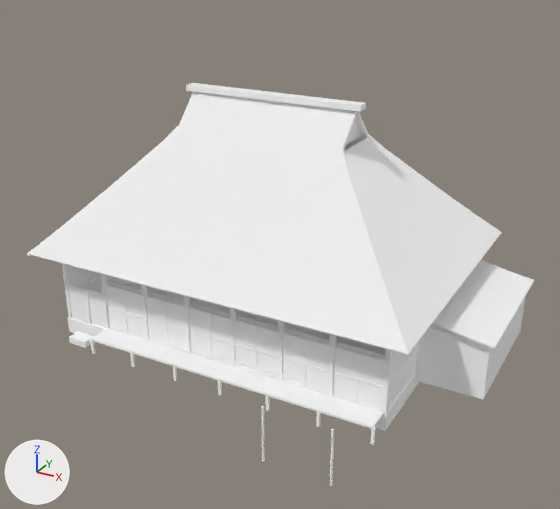
A saved change to the glTF model public/assets/models/architecture/minka-totan_1.glb.
The view is the same before and after, from a camera (50 mm lens) standing at (13.2, -23.5, 14.7) and looking at (1.3, -1.8, 3.9). The lights are fixed; the arrows at lower left show +X, +Y and +Z. The first picture is the older version. Where no turn or scale is listed for an object, it has been applied to the vertices. Vertices at exactly the same position are counted once.

Names of what the first picture shows: 'minka-totan_1'.
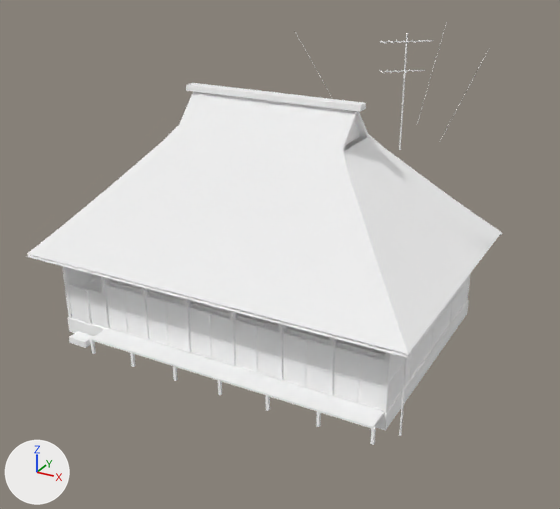
Where the newer file only moved an object's origin or applied its transform, the numbers keep the older frame.

Location of each change, (x1, y1, x2, y2) in pixels of the pictures (560 x 509 px; the box of a moved part takes in the faces that stretch with it):
'minka-totan_1', reshaped (6% narrower)
    before: (27, 83, 534, 486)
    after: (26, 25, 502, 445)
part 1 of me_minka_totan_1, added
    after: (399, 358, 407, 436)
part 2 of me_minka_totan_1, added
    after: (399, 33, 408, 150)
part 3 of me_minka_totan_1, moved or reshaped (not visible before)
    after: (380, 40, 433, 43)
part 4 of me_minka_totan_1, moved or reshaped (not visible afterwards)
    before: (415, 298, 525, 399)
part 5 of me_minka_totan_1, added
    after: (26, 256, 408, 358)
part 6 of me_minka_totan_1, deleted
    before: (432, 260, 534, 349)
part 7 of me_minka_totan_1, deleted
    before: (261, 406, 265, 462)
part 8 of me_minka_totan_1, deleted
    before: (330, 429, 334, 486)
part 9 of me_minka_totan_1, moved or reshaped
    before: (68, 224, 417, 428)
    after: (62, 25, 489, 444)

What changed in the scene script:
```text
Change me_minka_totan_1:
    used by ob_minka_totan_1; location = (0.85, -1.17, 4.51)
    remove me_minka_totan_1.from_pydata(...)  # 2230 vertices, 4042 faces; spans x -8.1..8.1, y -6.4..6.4, z -4.5..4.5
    add me_minka_totan_1.from_pydata(...)  # 2253 vertices, 3990 faces; spans x -8.1..6.9, y -4.1..6.5, z -4.5..6.9
    me_minka_totan_1 part 1: a new loose piece, a 6-sided cylinder along z spanning x 6.12..6.18, y -3.3..-3.23, z -4.505..-1.165, in mat_stone_granite (white #ffffff)
    me_minka_totan_1 part 2: a new loose piece, a 6-sided cylinder along z spanning x 3.928..3.972, y 1.145..1.195, z 3.155..6.853, in mat_stone_granite (white #ffffff)
    me_minka_totan_1 part 3: the loose piece of 8 vertices spanning x 5.4..5.7, y -0.8..4.9, z -1.7..-1.4 is turned -51.3 degrees about the z axis through its middle and scaled by 0.294, then moved by (-1.6, -0.9, 8.1)
    me_minka_totan_1 part 4: the loose piece of 8 vertices spanning x 5.6..8.0, y -0.5..4.6, z -4.2..-2.1 is turned 38.7 degrees about the z axis through its middle and scaled by 0.0625, then moved by (-2.8, -0.9, 9.8)
    me_minka_totan_1 part 5: a new loose piece of 18 vertices spanning x -8.1..6.4, y -4.1..-4.0, z -1.2, in mat_stone_granite (white #ffffff)
    me_minka_totan_1 part 6: the loose piece of 129 vertices spanning x 5.5..8.1, y -0.7..4.8, z -2.2..-1.6 is deleted
    me_minka_totan_1 part 7: the loose piece of 14 vertices spanning x 3.0..3.1, y -6.4..-6.3, z -4.5..-2.6 is deleted
    me_minka_totan_1 part 8: the loose piece of 14 vertices spanning x 5.2..5.3, y -6.4..-6.3, z -4.5..-2.6 is deleted
    me_minka_totan_1 part 9: 6 vertices moved within x -7.3..5.6, y -4.1..5.5, z -3.9..-1.2; 19 vertices removed from x -7.4..5.6, y -4.1..5.6, z -3.9..1.0; 43 vertices added at x -7.3..6.9, y -4.1..5.5, z -3.9..6.9
    other edits to the shape of me_minka_totan_1 do not show in these pictures
```
